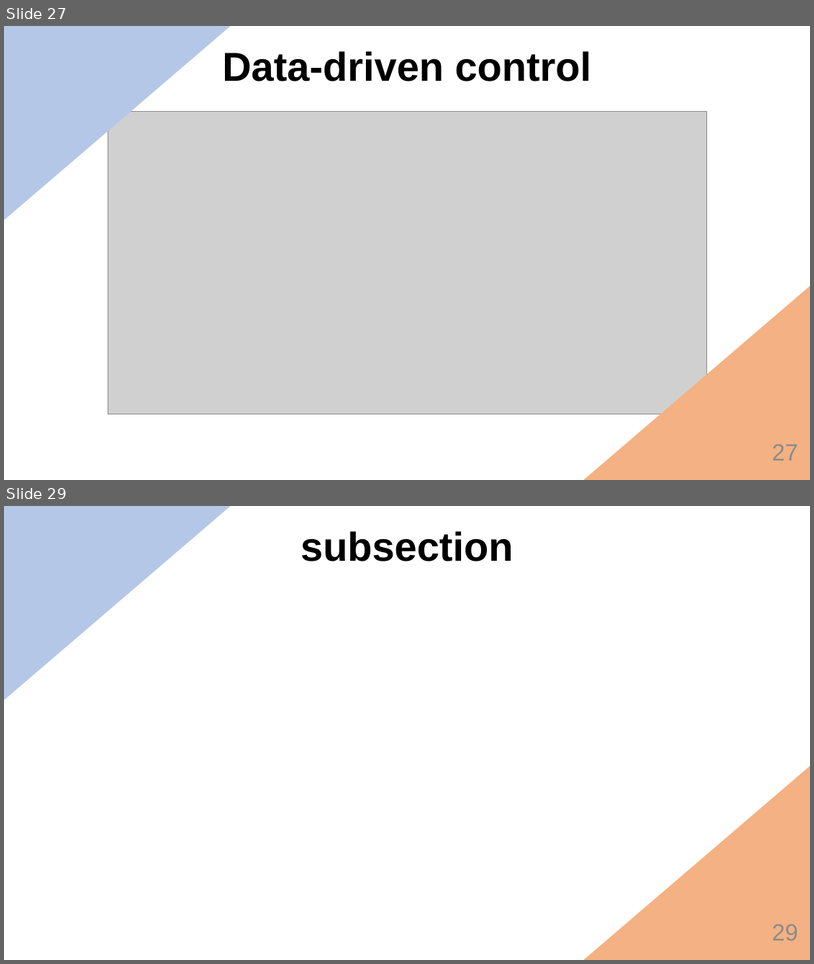
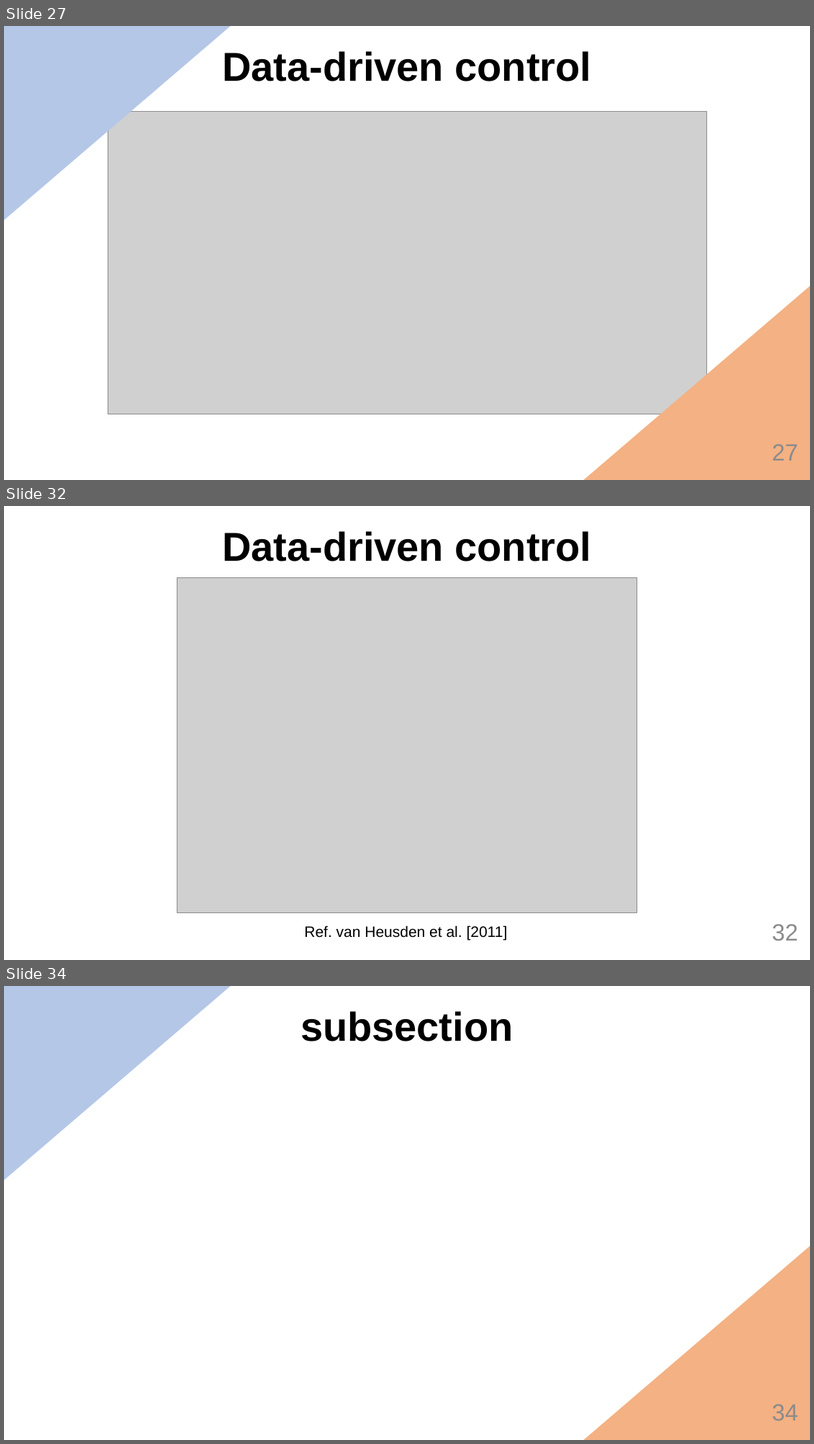
Before and after one commit to MarcBerneman/Master-thesis, a slide deck: Presentation/Thesis.pptx. Shown one above the other, each under a label of ours: slides 27 and 29 before the commit, slides 27, 32 and 34 after it; the slides between them are not shown. The pictures are 814x964 and 814x1444 pixels, drawn with LibreOffice and Linux fonts; fonts in the diff are those of the drawing; grey boxes stand for pictures; background and template pictures are left out. Boxes give left, top, right and bottom in pixels: in the first picture for what was removed or moved away, otherwise in the second. Text is boxed around its words. In the diff, an @@ line names an element or a change of style, - is before the commit and + after.

```diff
--- a/Presentation/Thesis.pptx
+++ b/Presentation/Thesis.pptx
@@ slide 32 added at (x1=4, y1=506, x2=810, y2=960), background #FFFFFF @@
@@ text added at (x1=222, y1=531, x2=592, y2=561), 48 pt, text #000000, bold @@
+Data-driven control
@@ picture added at (x1=177, y1=577, x2=638, y2=912) @@
@@ text added at (x1=304, y1=925, x2=508, y2=939), 18 pt, text #000000 @@
+Ref. van Heusden et al. [2011]
@@ page number added at (x1=772, y1=924, x2=798, y2=940), 28 pt, text #8C8C8C @@
+32
@@ what was slide 29 is now slide 34 @@
@@ page number at (x1=772, y1=1404, x2=798, y2=1420): text changed @@
-29
+34
```
Also in this commit, not shown: 1 slide changed, 4 other slides added, 13 other files.
